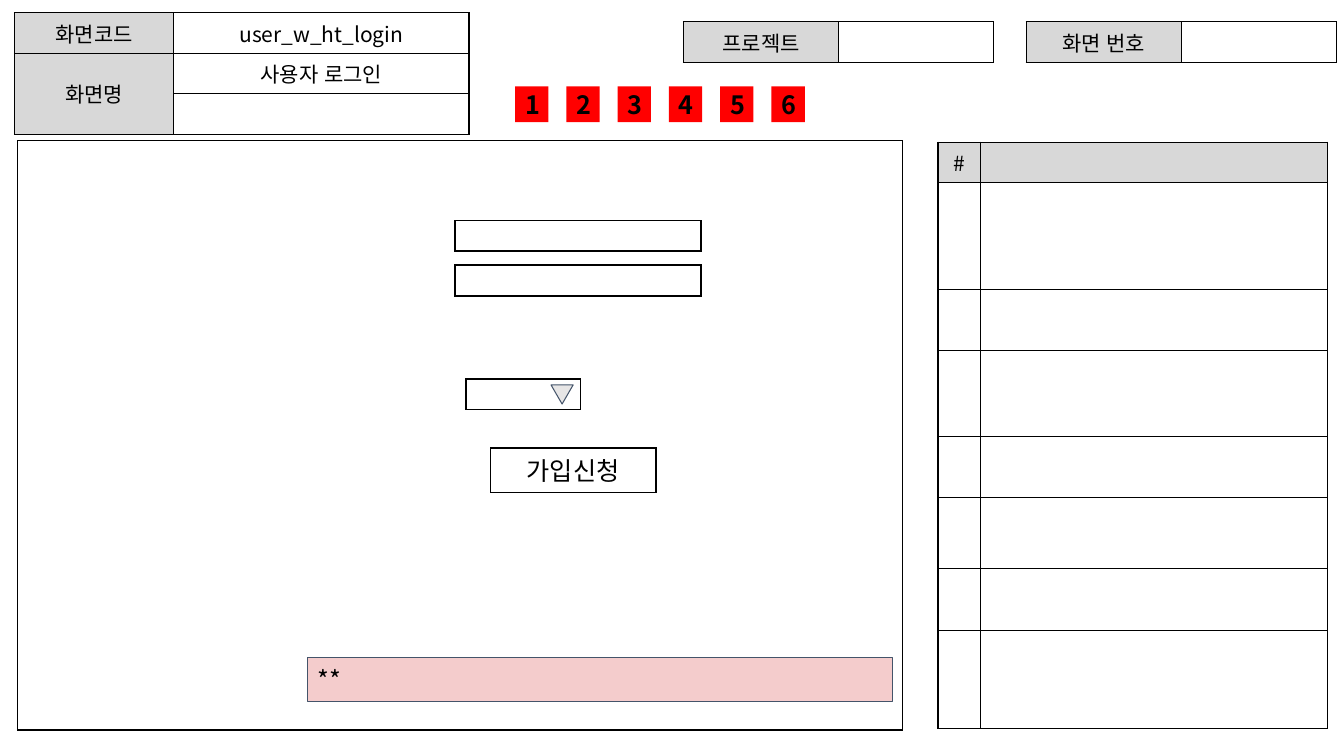
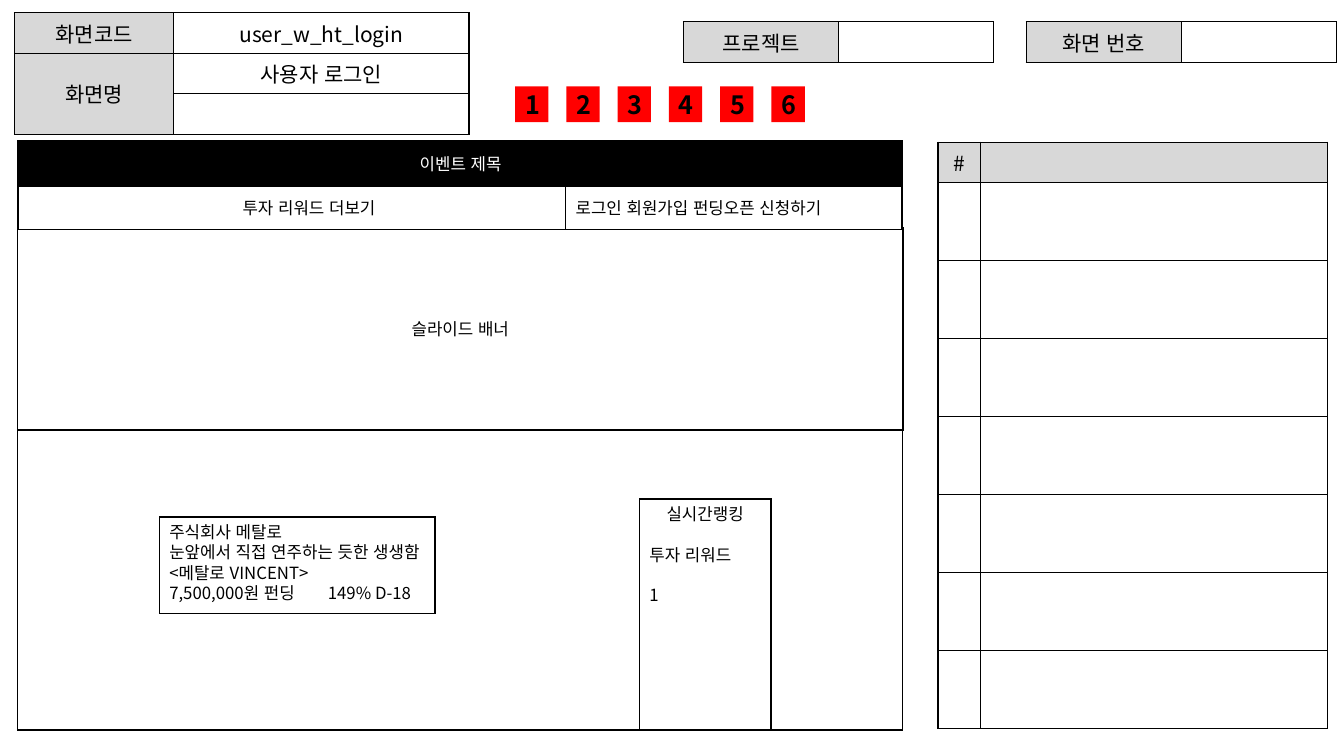
Before and after one commit to ezenteam2/EzenCrowdFunding, a slide deck: slide 2 of project03 화면설계서/project03 - 화면 설계서 - 서희.pptx. Drawn at 1344x756 pixels with LibreOffice and Linux fonts; fonts in the diff are those of the drawing. Boxes give left, top, right and bottom in pixels: in the first picture for what was removed or moved away, otherwise in the second. Text is boxed around its words. In the diff, an @@ line names an element or a change of style, - is before the commit and + after.

```diff
--- a/project03 화면설계서/project03 - 화면 설계서 - 서희.pptx
+++ b/project03 화면설계서/project03 - 화면 설계서 - 서희.pptx
@@ rectangle added at [18,142,902,186], fill #000000, outline #000000 1 pt, 12 pt, text #FFFFFF @@
+이벤트 제목
@@ rectangle added at [18,187,600,230], fill #FFFFFF, outline #000000 1 pt, 12 pt, text #000000 @@
+투자 리워드 더보기
@@ rectangle added at [566,187,902,230], fill #FFFFFF, outline #000000 1 pt, 12 pt, text #000000 @@
+로그인 회원가입 펀딩오픈 신청하기
@@ rectangle added at [17,228,903,431], fill #FFFFFF, outline #000000 1 pt, 12 pt, text #000000 @@
+슬라이드 배너
@@ rectangle removed at [455,221,701,251] @@
@@ rectangle removed at [455,265,701,295] @@
@@ rectangle removed at [466,379,580,409] @@
@@ triangle removed at [552,385,574,404] @@
@@ rectangle removed at [490,448,655,492] @@
-가입신청
@@ rectangle added at [639,499,770,730], fill #FFFFFF, outline #000000 1 pt, 12 pt, text #000000 @@
+실시간랭킹
+투자 리워드
+1
@@ rectangle added at [159,517,435,614], fill #FFFFFF, outline #000000 1 pt, 12 pt, text #000000 @@
+주식회사 메탈로
+눈앞에서 직접 연주하는 듯한 생생함 <메탈로 VINCENT>
+7,500,000원 펀딩 149% D-18
@@ rectangle removed at [308,657,892,702] @@
-**
```
Also in this commit, not shown: 3 slides added.
